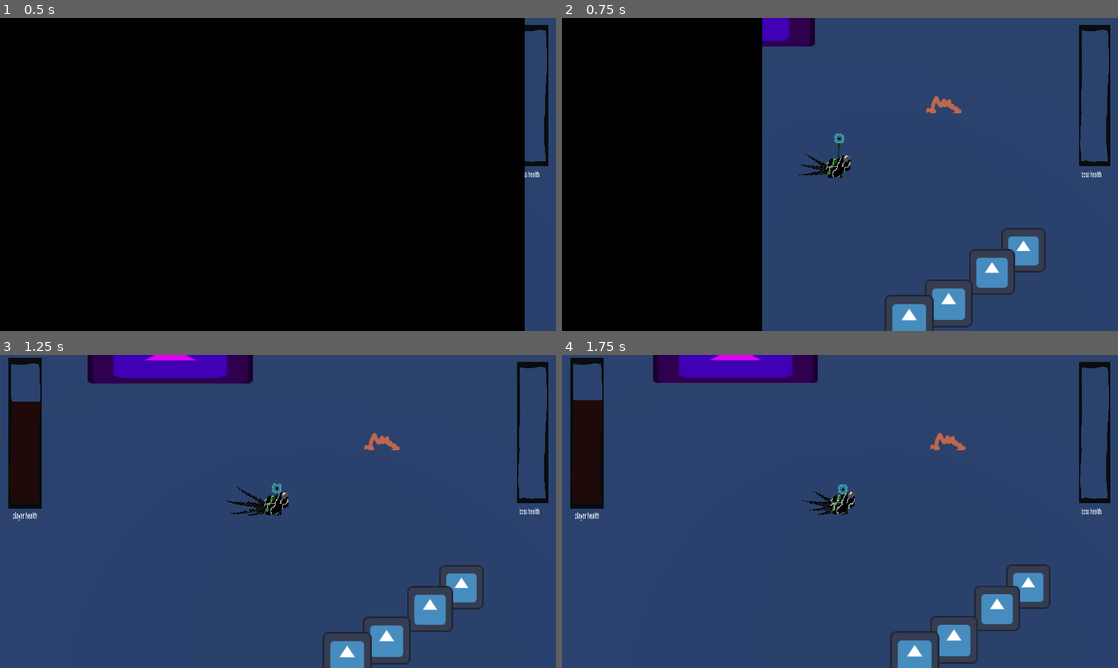
Above: before the commit, frames 1-4 (two rows, left to right).
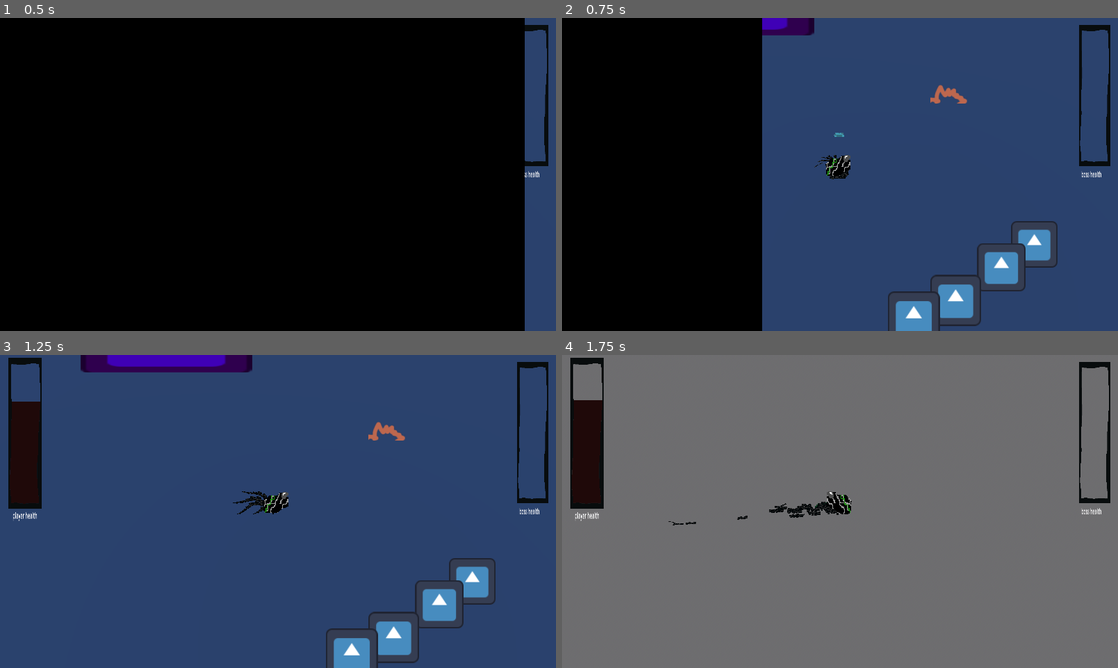
Above: after the commit, the same moments.

Repository: Area9579/Haustoria
Game: Godot game, scene res://Scenes/main.tscn
Two runs of this game, one before a commit and one after it. Both use one fixed random seed, a clock stepped at 60 frames per second and the inputs below. The engine's default icon, where the game draws it, is replaced by a stand-in: a white triangle on a blue panel in a dark square.
Inputs (mouse positions are in pixels of both pictures, inside the frame that each line leads up to):
- Up to frame 1 (0.5 s): no input
- Up to frame 2 (0.75 s): move the mouse to (962, 158) at 0.52 s; press the mouse at (962, 158) at 0.53 s
- Up to frame 3 (1.25 s): no input
- Up to frame 4 (1.75 s): move the mouse to (728, 527) at 1.27 s; release the mouse at (728, 527) at 1.28 s; click (728, 527) at 1.35 s

Frame 1 is identical in both runs. In frame 2, 4.5% of the frame differs, in the area x 36-90%, y 0-100%; in frame 3, 5.9%; in frame 4, 97%, in the area x 0-100%, y 0-100%.
Error before the commit: Parse Error: Function "_physics_process" has the same name as a previously declared function. (res://Scripts/player.gd:27)

Commit message:
Made sure everything was merged well

Diff:
--- a/Scenes/gum.tscn
+++ b/Scenes/gum.tscn
@@ -1,6 +1,6 @@
 [gd_scene load_steps=4 format=3 uid="uid://dq8w0tn5j7bbq"]
 
-[ext_resource type="Script" path="res://Scenes/gum.gd" id="1_54fuw"]
+[ext_resource type="Script" path="res://Scripts/gum.gd" id="1_54fuw"]
 [ext_resource type="Texture2D" uid="uid://crgq5qaj3nf1k" path="res://Assets/gum.png" id="1_ka5ia"]
 
 [sub_resource type="CylinderShape3D" id="CylinderShape3D_4u2hb"]
--- a/Scenes/main.tscn
+++ b/Scenes/main.tscn
@@ -2,7 +2,7 @@
 
 [ext_resource type="PackedScene" uid="uid://bmkpfdmdrk7lf" path="res://Scenes/wall.tscn" id="1_vt5yp"]
 [ext_resource type="PackedScene" uid="uid://tnvub7y17iua" path="res://Scenes/boss_hand_hit_box.tscn" id="4_d6qjs"]
-[ext_resource type="PackedScene" uid="uid://fl224xwk37sl" path="res://Scenes/MobileEnemy.tscn" id="6_u4pk0"]
+[ext_resource type="PackedScene" uid="uid://fl224xwk37sl" path="res://Scenes/Boss.tscn" id="6_u4pk0"]
 [ext_resource type="PackedScene" uid="uid://skk7130cpcoh" path="res://Scenes/Player.tscn" id="7_m2bmv"]
 
 [sub_resource type="NavigationMesh" id="NavigationMesh_qfgaq"]
@@ -36,6 +36,7 @@
 
 [node name="MeshInstance3D" type="MeshInstance3D" parent="NavigationRegion3D"]
 transform = Transform3D(28.4368, 0, 0, 0, 0.102244, 0, 0, 0, 28.4368, 0, -0.5, 0)
+layers = 3
 mesh = SubResource("BoxMesh_j6jtq")
 skeleton = NodePath("../..")
 
--- a/Scripts/player.gd
+++ b/Scripts/player.gd
@@ -23,11 +23,8 @@
 func _physics_process(delta: float) -> void:
 	$Limbs.rotation.y = getDirectionVector().angle()
 
-
-func _physics_process(delta: float) -> void:
-
 	if frozen: return #dont move or anything while in the attack animation
-	spawn_sime()
+	spawn_slime()
 	#below code for jumping
 	if not is_on_floor():
 		velocity += get_gravity() * delta
@@ -38,7 +35,6 @@
 		oldGrabPosition = getGrabPosition()
 		oldMousePosition = getMouseWorldPosition()
 		oldPlayerPosition = position
-		#find_child("Sprite3D2").position = Vector3(getGrabPosition().x,find_child("Sprite3D2").position.y,getGrabPosition().y)
 
 	else: #decelerate constantly when not actively moving using left click
 		decelerate(delta)
@@ -98,7 +94,6 @@
 
 
 func dragSelf(): #drags the player around the grabbed point and then tracks the mouse velocity until released
-	#find_child("Sprite3D2").position = Vector3(getGrabPosition().x,find_child("Sprite3D2").position.y,getGrabPosition().y)
 	position.x = oldPlayerPosition.x + oldGrabPosition.x - getGrabPosition().x
 	position.z = oldPlayerPosition.z + oldGrabPosition.y - getGrabPosition().y
 
@@ -133,7 +128,7 @@
 	velocity = lerp(velocity, Vector3.ZERO, delta * 4)
 
 var can_slime = false
-func spawn_sime():
+func spawn_slime():
 	if can_slime:
 		var slime_instance = slime.instantiate()
 		add_child(slime_instance)
Binary file removed: Assets/Item1.png
Not shown, removed: Assets/Item1.png.import
Renamed: Scenes/gum.gd -> Scripts/gum.gd
